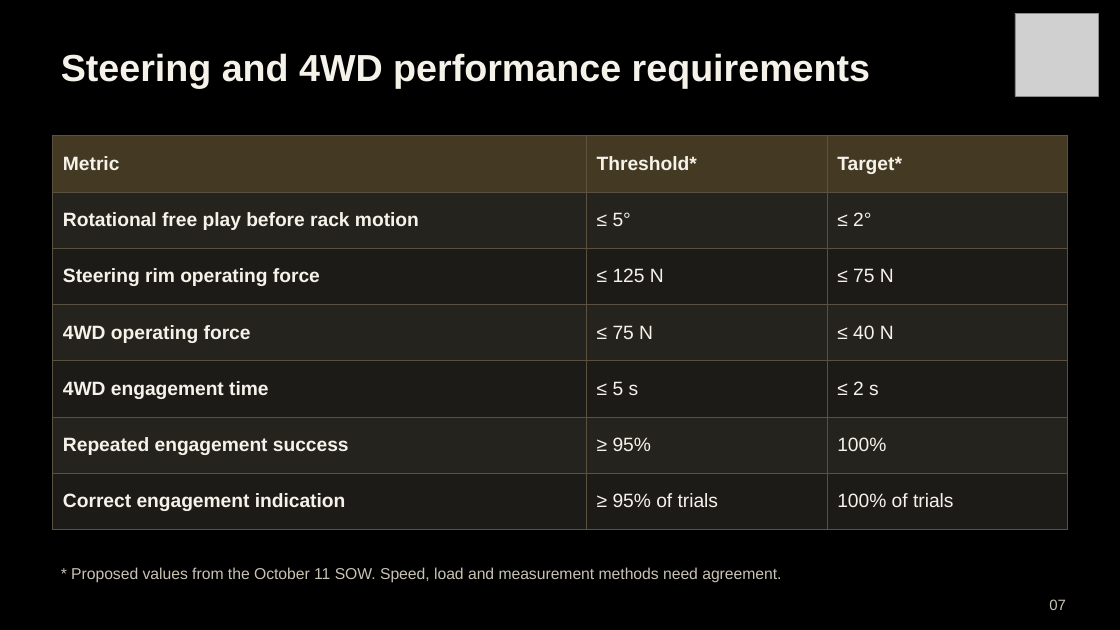
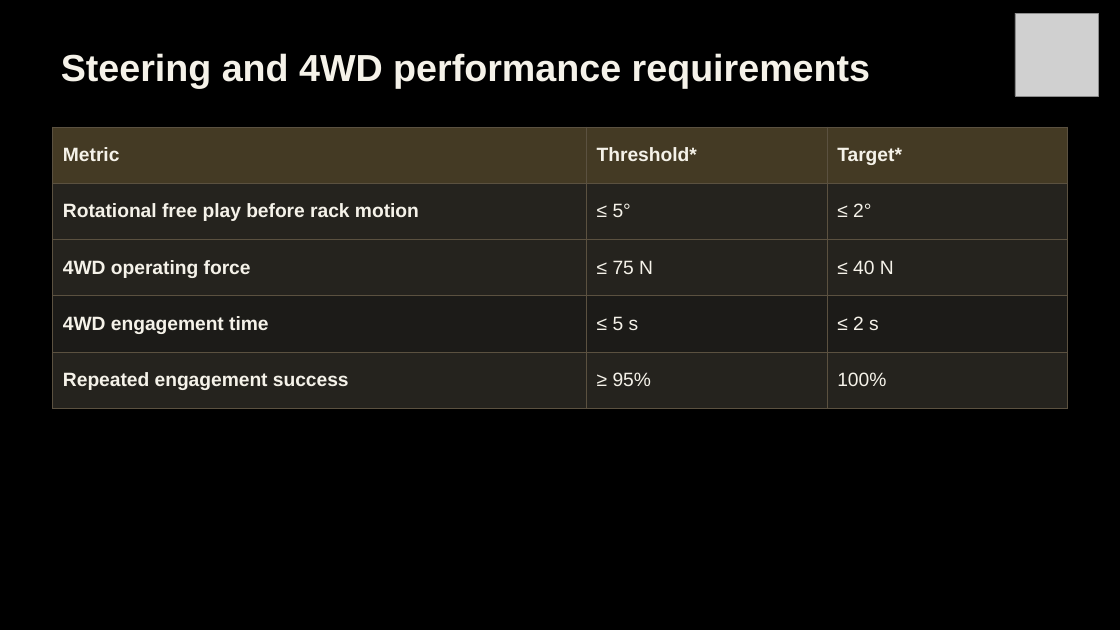
Before and after one commit to Polowater123/Aggie-Baja-Controls-The-A.B.C.-, a slide deck: slide 7 of PDR Draft.pptx. Drawn at 1120x630 pixels with LibreOffice and Linux fonts; fonts in the diff are those of the drawing; grey boxes stand for pictures. Boxes give left, top, right and bottom in pixels: in the first picture for what was removed or moved away, otherwise in the second. Text is boxed around its words. In the diff, an @@ line names an element or a change of style, - is before the commit and + after.

```diff
--- a/PDR Draft.pptx
+++ b/PDR Draft.pptx
@@ table at (52,127,1066,408) @@
-row 3: Steering rim operating force | ≤ 125 N | ≤ 75 N
-row 7: Correct engagement indication | ≥ 95% of trials | 100% of trials
@@ table: place and size @@
-table at (52,135,1066,529)
+table at (52,127,1066,408)
@@ text removed at (71,567,781,583) @@
-* Proposed values from the October 11 SOW. Speed, load and measurement methods need agreement.
@@ text removed at (1049,599,1066,610) @@
-07
```
Also in this commit, not shown: 37 other slides changed, 2 slides added, 15 slides removed, 1 other file.
